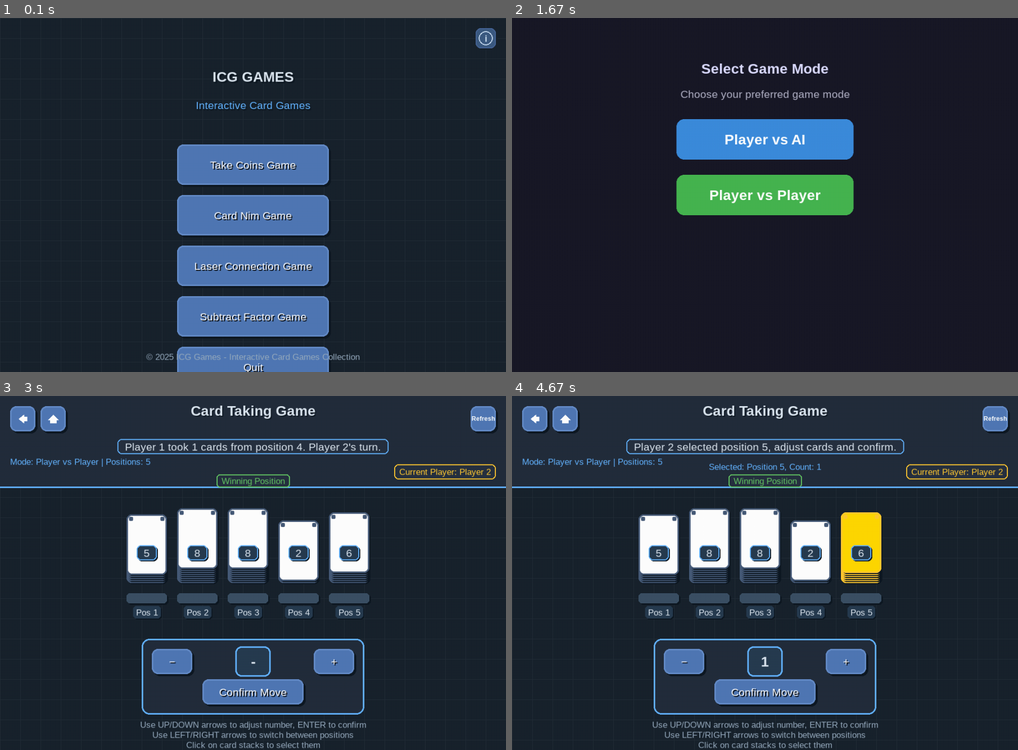
Above: before the commit, frames 1-4 (two rows, left to right).
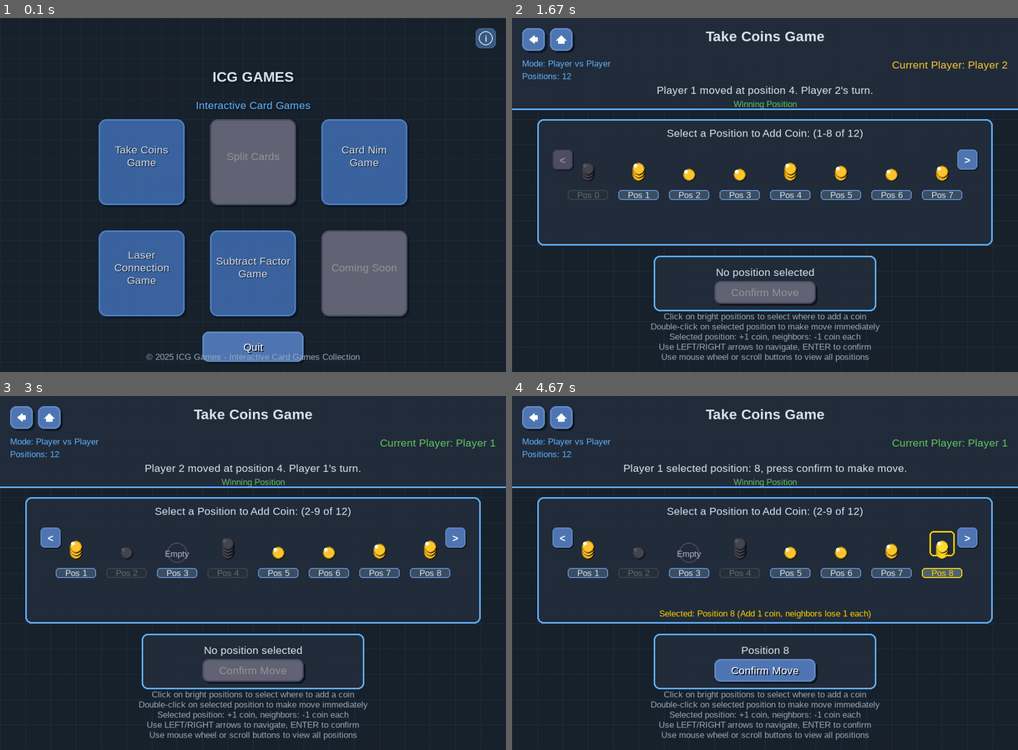
Above: after the commit, the same moments.

Repository: JieteXue/ICG-Games
Game: pygame game, started from Nice/main.py
The game is run twice, just before and just after one commit, with the same random seed, the same clock (stepped at 60 frames per second) and the same inputs.
Inputs (mouse positions are in pixels of both pictures, inside the frame that each line leads up to):
- Up to frame 1 (0.1 s): no input
- Up to frame 2 (1.67 s): click (653, 163) at 0.38 s, where only the run after the commit has a clickable "Take Coins"; click (765, 195) at 0.72 s, where only the run after the commit has a clickable "Player vs Player"; hold Right 1-1.47 s; click (765, 290) at 1.55 s, where only the run after the commit has a clickable "✓ Valid Move"
- Up to frame 3 (3 s): click (227, 551) at 1.88 s, where only the run after the commit has a clickable "Pos 3"; click (278, 551) at 2.22 s, where only the run after the commit has a clickable "Pos 4"; tap Enter at 2.5 s; click (455, 537) at 2.88 s, where only the run after the commit has a clickable ">"
- Up to frame 4 (4.67 s): hold Up 3.17-3.47 s; hold Right 3.5-3.97 s; hold Left 4-4.53 s; hold Down from 4.57 s (still down)

The runs differ from the first frame. In frame 1, 31% of the frame differs, in the area x 19-81%, y 28-100%; in frame 2, 18%; in frame 3, 22%; in frame 4, 22%.

Commit message:
牛逼！

Diff:
--- a/Nice/src/ui/menus.py
+++ b/Nice/src/ui/menus.py
@@ -10,6 +10,99 @@
 from utils.constants import *
 from utils.helpers import FontManager
 from core.game_registry import game_registry
+
+class SquareButton(Button):
+    """Specialized square button for game selection grid"""
+
+    def __init__(self, x, y, width, height, text, font_manager, icon=None, tooltip="", enabled=True):
+        # 确保按钮是方形的
+        super().__init__(x, y, width, height, text, font_manager, icon, tooltip)
+        self.enabled = enabled
+
+    def draw(self, surface):
+        """Override draw method for square button styling"""
+        # 确保字体已初始化
+        self.font_manager.ensure_initialized()
+
+        # Draw shadow
+        shadow_rect = self.rect.move(4, 4)
+        pygame.draw.rect(surface, SHADOW_COLOR, shadow_rect, border_radius=15)
+
+        # 不同的颜色样式
+        if not self.enabled:
+            # 禁用按钮 - 灰色样式
+            color = (100, 100, 120)
+            border_color = (80, 80, 100)
+            text_color = (150, 150, 150)
+        elif self.hovered:
+            # 悬停状态 - 高亮蓝色
+            color = (100, 150, 220)
+            border_color = ACCENT_COLOR
+            text_color = (255, 255, 255)
+        else:
+            # 正常状态 - 深蓝色
+            color = (60, 100, 160)
+            border_color = (80, 130, 200)
+            text_color = (220, 230, 240)
+
+        # Draw button with rounded corners
+        pygame.draw.rect(surface, color, self.rect, border_radius=15)
+        pygame.draw.rect(surface, border_color, self.rect, 3, border_radius=15)
+
+        # Draw text with wrapping for long names
+        words = self.text.split(' ')
+        lines = []
+        current_line = []
+
+        # 简单的文本换行逻辑
+        for word in words:
+            test_line = ' '.join(current_line + [word])
+            test_width = self.font_manager.medium.size(test_line)[0]
+
+            if test_width <= self.rect.width - 20:
+                current_line.append(word)
+            else:
+                if current_line:
+                    lines.append(' '.join(current_line))
+                current_line = [word]
+
+        if current_line:
+            lines.append(' '.join(current_line))
+
+        # 绘制文本行
+        total_text_height = len(lines) * 25
+        start_y = self.rect.centery - total_text_height // 2
+
+        for i, line in enumerate(lines):
+            text_surface = self.font_manager.medium.render(line, True, text_color)
+            text_rect = text_surface.get_rect(center=(self.rect.centerx, start_y + i * 25))
+
+            # Text shadow for enabled buttons
+            if self.enabled:
+                shadow_surface = self.font_manager.medium.render(line, True, (0, 0, 0, 100))
+                shadow_rect = text_rect.move(1, 1)
+                surface.blit(shadow_surface, shadow_rect)
+
+            surface.blit(text_surface, text_rect)
+
+        # 绘制提示（如果悬停时间足够长）
+        if self.hovered and self.tooltip and self.enabled:
+            self.tooltip_timer += 1
+            if self.tooltip_timer > 20:
+                self._draw_tooltip(surface)
+        else:
+            self.tooltip_timer = 0
+
+    def update_hover(self, mouse_pos):
+        """Update hover state based on mouse position"""
+        self.hovered = self.rect.collidepoint(mouse_pos)
+
+    def is_clicked(self, event):
+        """Check if button was clicked (only if enabled)"""
+        return (event.type == pygame.MOUSEBUTTONDOWN and
+                event.button == 1 and
+                self.hovered and
+                self.enabled)
 
 class MainMenu:
     """Main menu class"""
@@ -26,28 +119,68 @@
         self.running = True
 
     def create_buttons(self):
-        """Create menu buttons"""
-        button_width = 300
-        button_height = 80
-        button_x = SCREEN_WIDTH // 2 - button_width // 2
-
-        # Get available games
-        available_games = game_registry.get_available_games()
+        """Create menu buttons - 6 square buttons in 2 rows, 3 columns"""
+        # 方形按钮尺寸
+        button_size = 170
+        button_spacing = 50
+
+        # 计算网格总宽度和高度
+        grid_width = 3 * button_size + 2 * button_spacing
+        grid_height = 2 * button_size + button_spacing
+
+        # 计算网格起始位置（居中）
+        grid_start_x = (SCREEN_WIDTH - grid_width) // 2
+        grid_start_y = 200
+
+        # 定义6个按钮的信息
+        button_configs = [
+            {"id": "take_coins", "name": "Take Coins", "description": "Coin taking strategy game"},
+            {"id": "split_cards", "name": "Split Cards", "description": "Card splitting strategy game"},
+            {"id": "card_nim", "name": "Card Nim", "description": "Strategic card taking game using Nim theory"},
+            {"id": "dawson_kayles", "name": "Laser Defense", "description": "Strategic tower connection game"},
+            {"id": "subtract_factor", "name": "Subtract Factor", "description": "Strategic number reduction using factor subtraction"},
+            {"id": "coming_soon", "name": "Coming Soon", "description": "New game coming soon"}
+        ]
+
+        # 获取实际注册的游戏
+        registered_games = {game['id']: game for game in game_registry.get_available_games()}
 
         buttons = {}
-        y_position = 250
-
-        # Create buttons for each game
-        for game_info in available_games:
-            buttons[game_info['id']] = Button(
-                button_x, y_position, button_width, button_height,
-                game_info['name'], self.font_manager,
-                tooltip=game_info['description']  # 使用游戏描述作为提示
-            )
-            y_position += 100
-
-        # Add quit button
-        buttons["quit"] = Button(button_x, y_position, button_width, button_height,
+
+        # 创建6个方形按钮
+        for i in range(6):
+            row = i // 3
+            col = i % 3
+
+            x = grid_start_x + col * (button_size + button_spacing)
+            y = grid_start_y + row * (button_size + button_spacing)
+
+            config = button_configs[i]
+            game_id = config["id"]
+
+            if game_id == "coming_soon":
+                btn = SquareButton(x, y, button_size, button_size,
+                                  config["name"], self.font_manager,
+                                  tooltip=config["description"],
+                                  enabled=False)
+            elif game_id in registered_games:
+                game_info = registered_games[game_id]
+                btn = SquareButton(x, y, button_size, button_size,
+                                  game_info['name'], self.font_manager,
+                                  tooltip=game_info['description'])
+            else:
+                btn = SquareButton(x, y, button_size, button_size,
+                                  config["name"], self.font_manager,
+                                  tooltip="Game under development",
+                                  enabled=False)
+
+            buttons[game_id] = btn
+
+        # 添加退出按钮
+        quit_y = grid_start_y + grid_height + 30
+        quit_width = 200
+        quit_x = SCREEN_WIDTH // 2 - quit_width // 2
+        buttons["quit"] = Button(quit_x, quit_y, quit_width, 60,
                                 "Quit", self.font_manager, tooltip="Exit the game")
 
         return buttons
@@ -105,11 +238,20 @@
                     self.info_button.showing_tooltip = False
                     continue
 
-                # Check game buttons
-                available_games = game_registry.get_available_games()
-                for game_info in available_games:
-                    if self.buttons[game_info['id']].is_clicked(event):
-                        self.start_game(game_info['id'])
+                # 预定义的游戏ID顺序
+                game_ids = ["take_coins", "split_cards", "card_nim",
+                           "dawson_kayles", "subtract_factor", "coming_soon"]
+
+                # Check game buttons in order
+                for game_id in game_ids:
+                    if game_id in self.buttons and self.buttons[game_id].is_clicked(event):
+                        # 检查按钮是否可用
+                        if hasattr(self.buttons[game_id], 'enabled') and not self.buttons[game_id].enabled:
+                            # 游戏未实现
+                            print(f"Game '{game_id}' is not available yet")
+                            # 可以在这里添加一个弹窗提示
+                        else:
+                            self.start_game(game_id)
                         return True
 
                 # Check quit button
